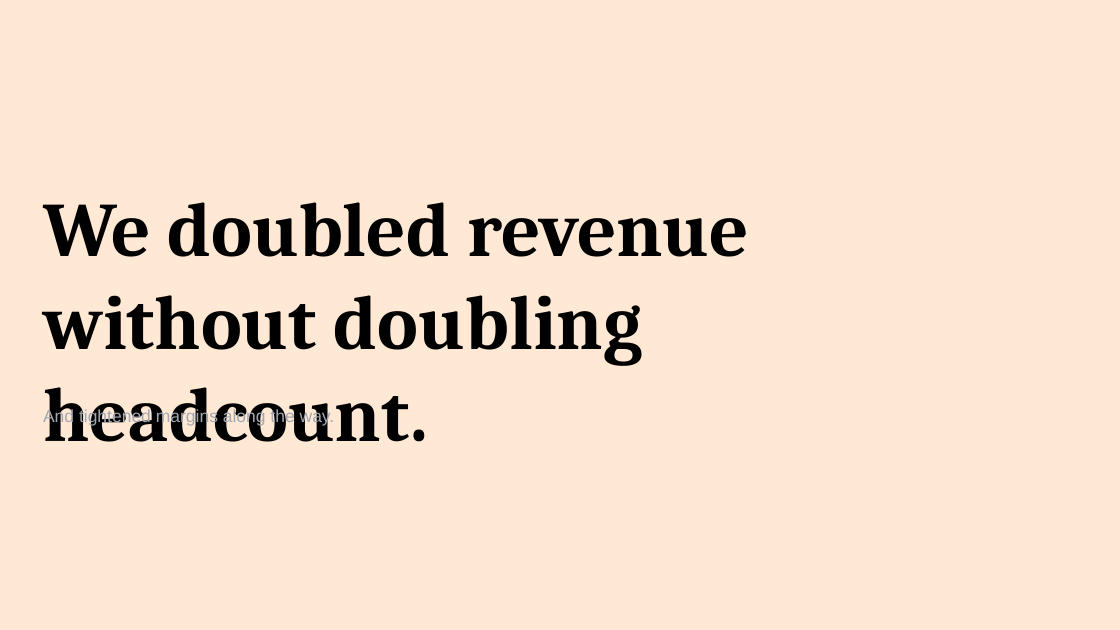
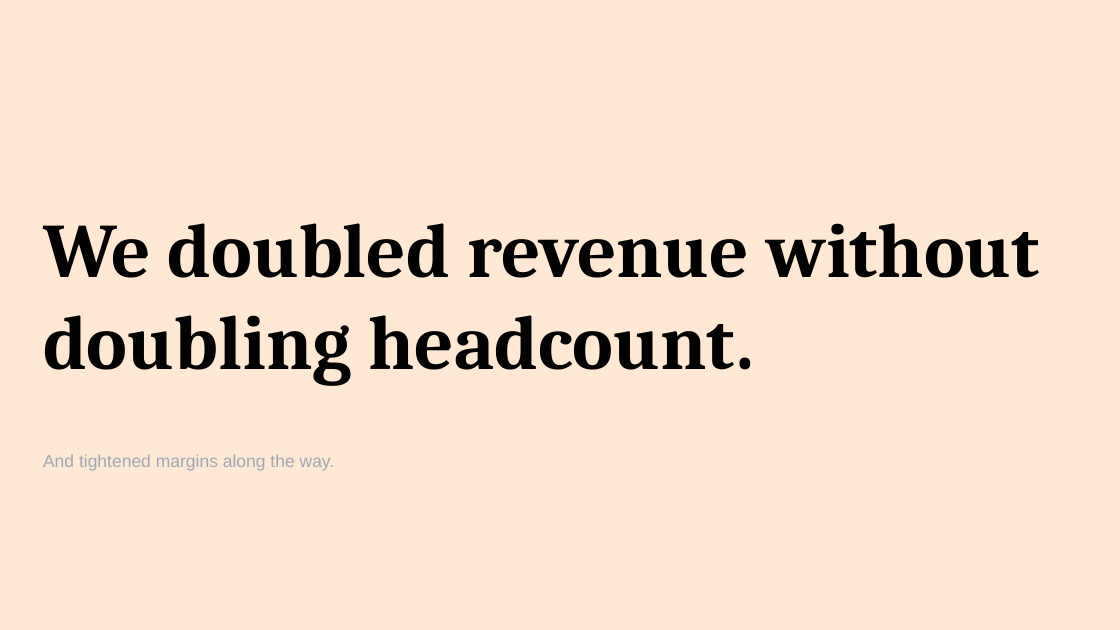
Before and after one commit to JakubNaskretski/pptx-skill-grid, a slide deck: slide 7 of examples/out_v2.pptx. Drawn at 1120x630 pixels with LibreOffice and Linux fonts; fonts in the diff are those of the drawing. Boxes give left, top, right and bottom in pixels: in the first picture for what was removed or moved away, otherwise in the second. Text is boxed around its words. In the diff, an @@ line names an element or a change of style, - is before the commit and + after.

```diff
--- a/examples/out_v2.pptx
+++ b/examples/out_v2.pptx
@@ text "We doubled revenue without doubling ...": place and size @@
-text "We doubled revenue without doubling ..." at box(43, 202, 749, 442)
+text "We doubled revenue without doubling ..." at box(43, 223, 1040, 386)
@@ text "We doubled revenue without doubling ..." at box(43, 223, 1040, 386): vertical alignment top to middle @@
@@ text "And tightened margins along the ...": place and size @@
-text "And tightened margins along the ..." at box(43, 409, 335, 427)
+text "And tightened margins along the ..." at box(43, 454, 335, 471)
```
Also in this commit, not shown: 3 other slides changed, 6 other files.
